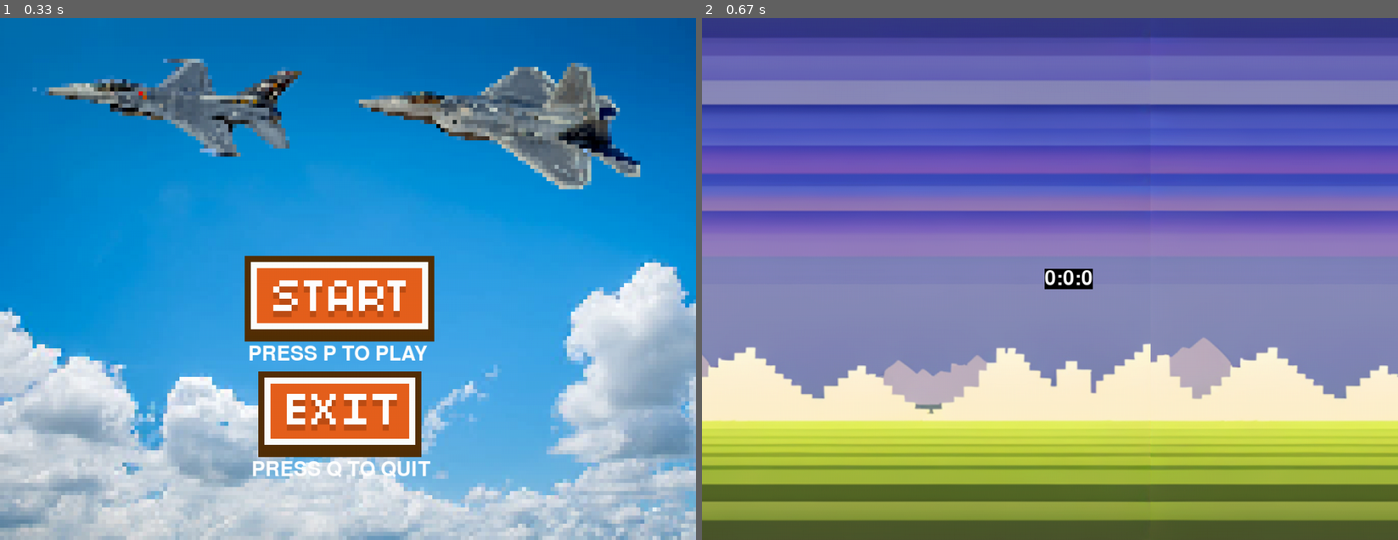
Above: before the commit, frames 1-2 (left to right).
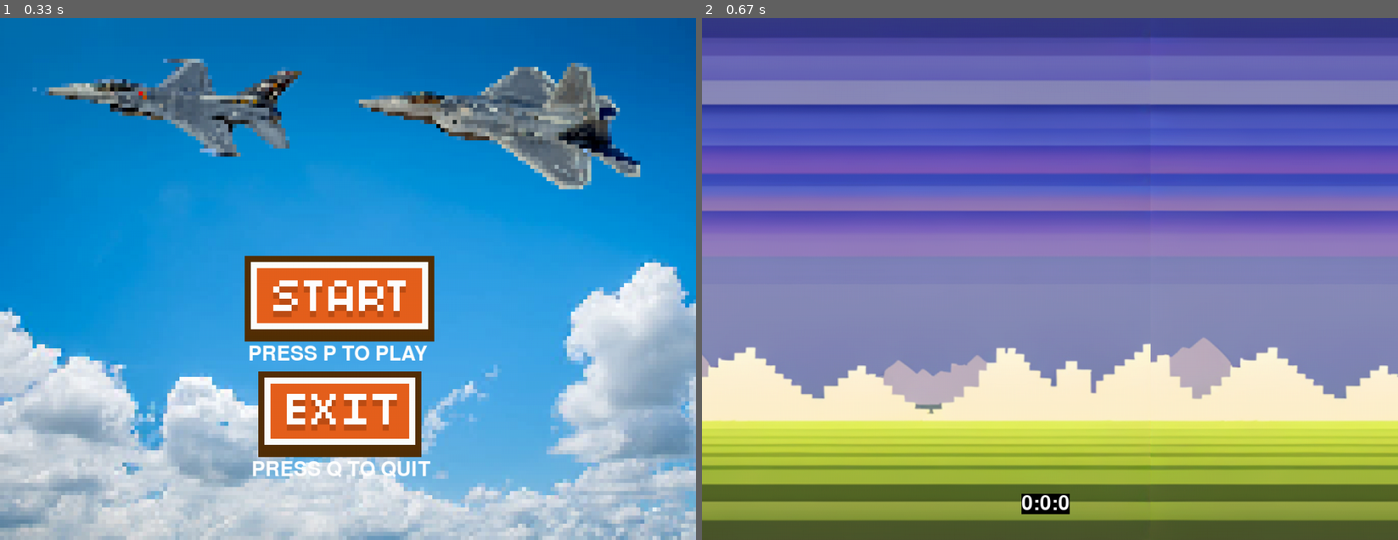
Above: after the commit, the same moments.

Repository: NezirNezirevic1054620/pygame_app
Game: pygame game, started from game.py
Same seed, same stepped clock (60 frames per second), same inputs: the game is played once before the commit and once after it.
Inputs:
- Up to frame 1 (0.33 s): no input
- Up to frame 2 (0.67 s): tap P at 0.33 s

Frame 1 is identical in both runs. In frame 2, 0.6% of the frame differs, in the area x 45-57%, y 48-96%.

Commit message:
button class initialized and added quit to gamescreen

Diff:
--- a/classes/button.py
+++ b/classes/button.py
@@ -1,8 +1,20 @@
+import pygame
+
+
 class Button:
-    def __init__(self, image, x_position, y_position):
-        self.image = image
-        self.x_position = x_position
-        self.y_position = y_position
+    def __init__(self, x, y, image, scale):
+        width = image.get_width()
+        height = image.get_height()
+        self.image = pygame.transform.scale(
+            image, (int(width * scale), int(height * scale))
+        )
+        self.rect = self.image.get_rect()
+        self.rect.topleft = (x, y)
 
     def draw(self, canvas):
-        canvas.blit(self.image)
+        action = False
+
+        # draw button on screen
+        canvas.blit(self.image, (self.rect.x, self.rect.y))
+
+        return action
--- a/utils/scrolling_background.py
+++ b/utils/scrolling_background.py
@@ -1,8 +1,6 @@
 import pygame
 import math
 from view import screen
-
-# from utils import timer
 
 pygame.init()
 
@@ -24,11 +22,9 @@
     # Game loop
     run = True
     hours = 0
-    mins = 0
-    secs = 0
-    text = font.render(f"{secs}", True, (255, 255, 255), (0, 0, 0))
-    text_rect = text.get_rect()
-    text_rect.center = SCREEN_WIDTH // 2, SCREEN_HEIGHT // 2
+    minutes = 0
+    seconds = 0
+    text = font.render(f"{hours}:{minutes}:{seconds}", True, (255, 255, 255), (0, 0, 0))
     clock = pygame.time.Clock()
 
     while run:
@@ -44,17 +40,17 @@
         # Reset scroll
         if abs(scroll) > background_width:
             scroll = 0
-        secs += 1
-        if secs == 3600:
-            secs = 0
-            mins += 1
-        if mins == 60:
-            mins = 0
-            secs = 0
+        seconds += 1
+        if seconds == 3600:
+            seconds = 0
+            minutes += 1
+        if minutes == 60:
+            minutes = 0
+            seconds = 0
             hours += 1
-        canvas.blit(text, text_rect)
+        canvas.blit(text, (470, 700))
         text = font.render(
-            f"{hours}:{mins}:{secs // 60}", True, (255, 255, 255), (0, 0, 0)
+            f"{hours}:{minutes}:{seconds // 60}", True, (255, 255, 255), (0, 0, 0)
         )
         pygame.display.flip()
 
@@ -68,7 +64,7 @@
                     screen.start_screen(canvas=canvas, font=font, text_color=text_color)
                     pygame.display.flip()
                 if event.key == pygame.K_q:
-                    break
+                    quit()
                 if event.key == pygame.K_p:
                     run = False
                 if event.key == pygame.K_r:
--- a/utils/timer.py
+++ /dev/null
@@ -1,30 +0,0 @@
-import pygame
-
-pygame.init()
-
-
-def game_timer(canvas, font, SCREEN_WIDTH, SCREEN_HEIGHT):
-    done = False
-    hours = 0
-    minutes = 0
-    seconds = 0
-    text = font.render(f"{seconds}", True, (255, 255, 255), (0, 0, 0))
-    text_rect = text.get_rect()
-    text_rect.center = SCREEN_WIDTH // 2, SCREEN_HEIGHT // 2
-
-    while not done:
-        seconds += 1
-        if seconds == 3600:
-            seconds = 0
-            minutes += 1
-        if minutes == 60:
-            minutes = 0
-            seconds = 0
-            hours += 1
-        canvas.blit(text, text_rect)
-        text = font.render(
-            f"{hours}:{minutes}:{seconds // 60}", True, (255, 255, 255), (0, 0, 0)
-        )
-        for event in pygame.event.get():
-            if event.type == pygame.QUIT:
-                quit()
--- a/view/screen.py
+++ b/view/screen.py
@@ -1,6 +1,7 @@
 import pygame
 
 from utils.scrolling_background import scrolling_background
+from classes.button import Button
 
 pygame.init()
 
@@ -12,20 +13,21 @@
 gameover_fl_img = pygame.image.load("images/gameover_fl.png")
 GAME_SPEED = 60
 
+# Functie om het startscherm te tonen
 
-# Functie om het startscherm te tonen
+
 def start_screen(canvas, font, text_color):
     canvas.blit(background_image, (0, 0))
+    start_button = Button(360, 350, start_btn_img, 1)
+    exit_button = Button(380, 520, exit_btn_img, 1)
     play_text = "PRESS P TO PLAY"
     quit_text = "PRESS Q TO QUIT"
-    start_btn = pygame.image.load("images/start_btn.png")
-    exit_btn = pygame.image.load("images/exit_btn.png")
     play_game = font.render(play_text, True, text_color)
     quit_game = font.render(quit_text, True, text_color)
     canvas.blit(play_game, (365, 480))
     canvas.blit(quit_game, (370, 650))
-    canvas.blit(start_btn, (360, 350))
-    canvas.blit(exit_btn, (380, 520))
+    start_button.draw(canvas)
+    exit_button.draw(canvas)
 
 
 # functie om de game te starten
